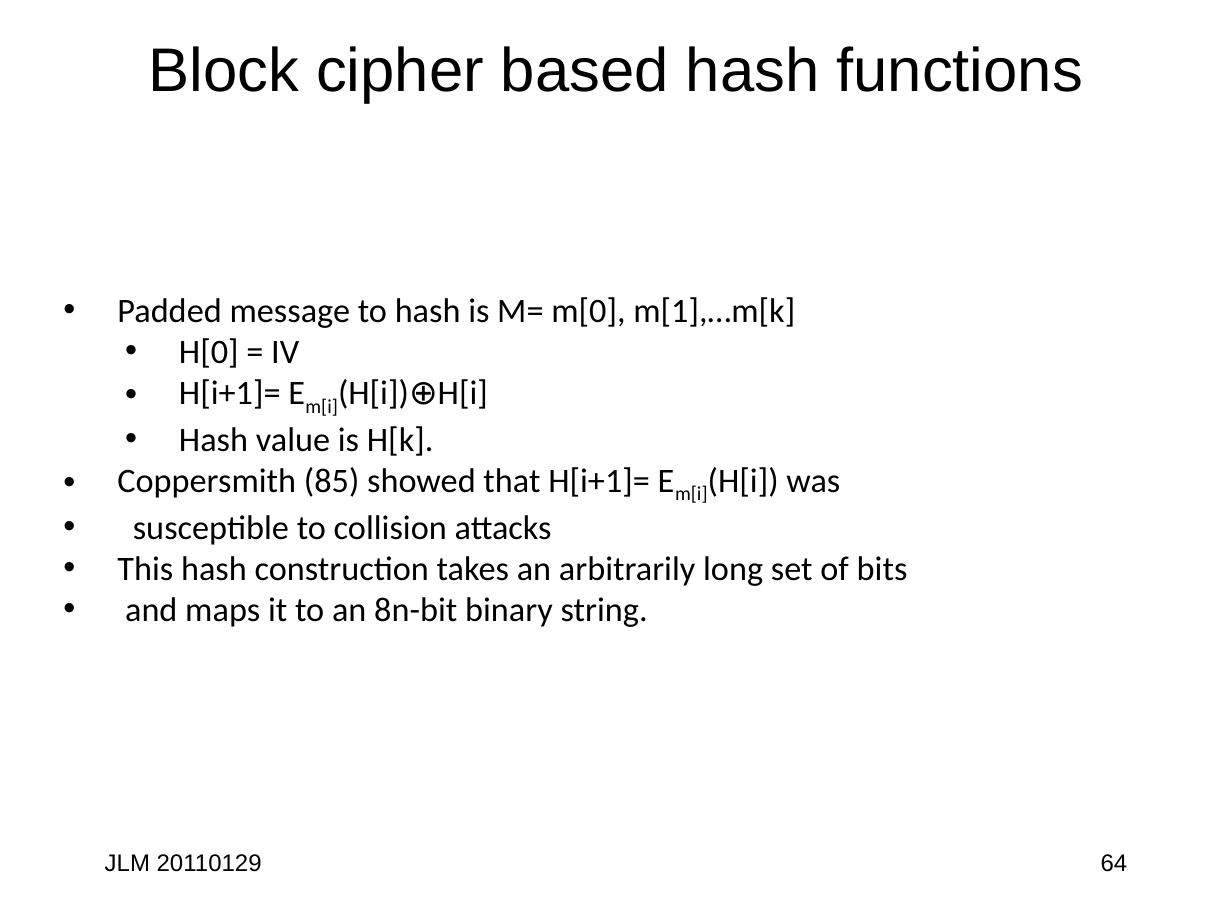
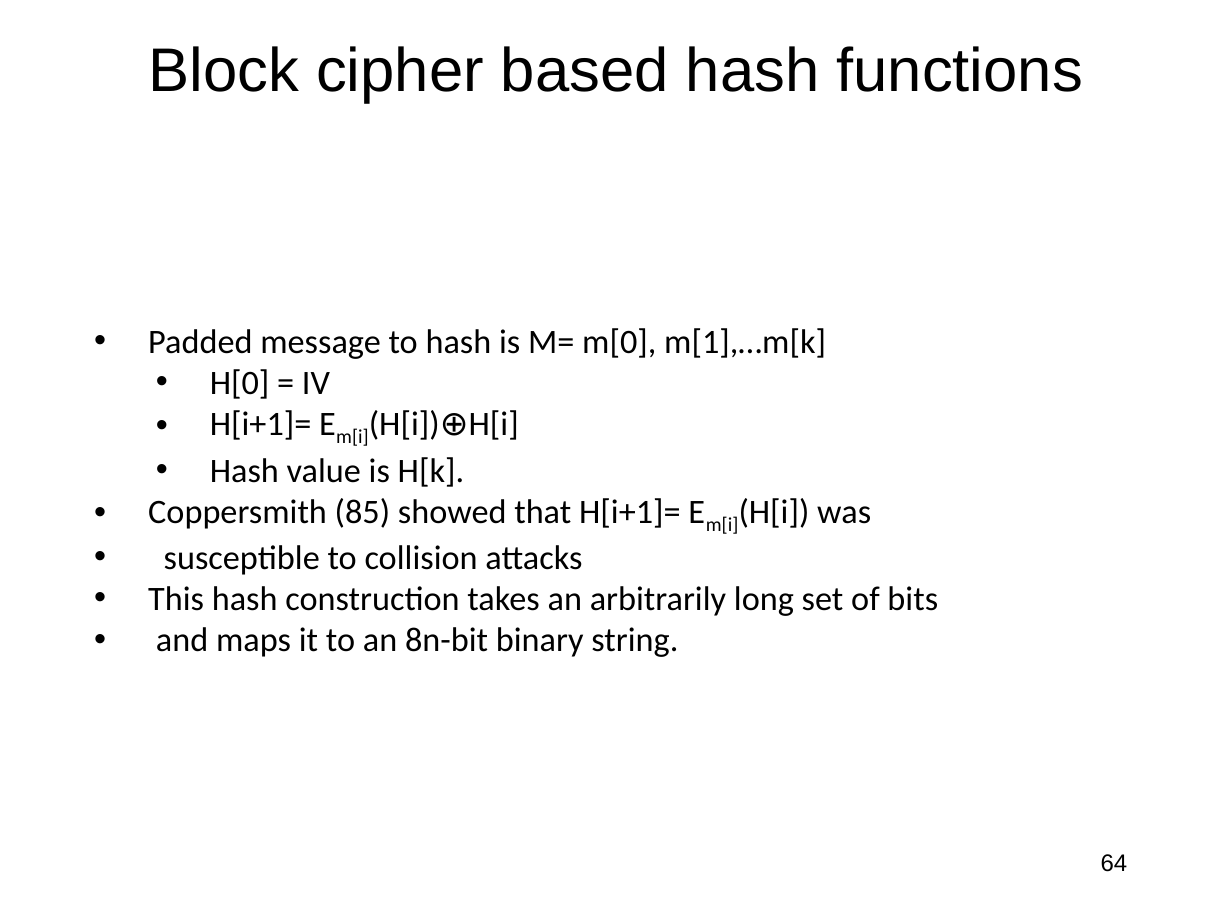
Before and after one commit to jlmucb/class_notes, a slide deck: slide 64 of BerkeleyClass/CS290Spring2013/Lectures/Cryptoclass5.pptx. Drawn at 1232x924 pixels with LibreOffice and Linux fonts; fonts in the diff are those of the drawing. Boxes give left, top, right and bottom in pixels: in the first picture for what was removed or moved away, otherwise in the second. Text is boxed around its words. In the diff, an @@ line names an element or a change of style, - is before the commit and + after.

```diff
--- a/BerkeleyClass/CS290Spring2013/Lectures/Cryptoclass5.pptx
+++ b/BerkeleyClass/CS290Spring2013/Lectures/Cryptoclass5.pptx
@@ text "Padded message to hash is ...": place and size @@
-text "Padded message to hash is ..." at (117, 297, 908, 627)
+text "Padded message to hash is ..." at (148, 328, 938, 657)
@@ text removed at (105, 854, 262, 872) @@
-JLM 20110129
```
Also in this commit, not shown: 6 other slides changed, 13 other files.
